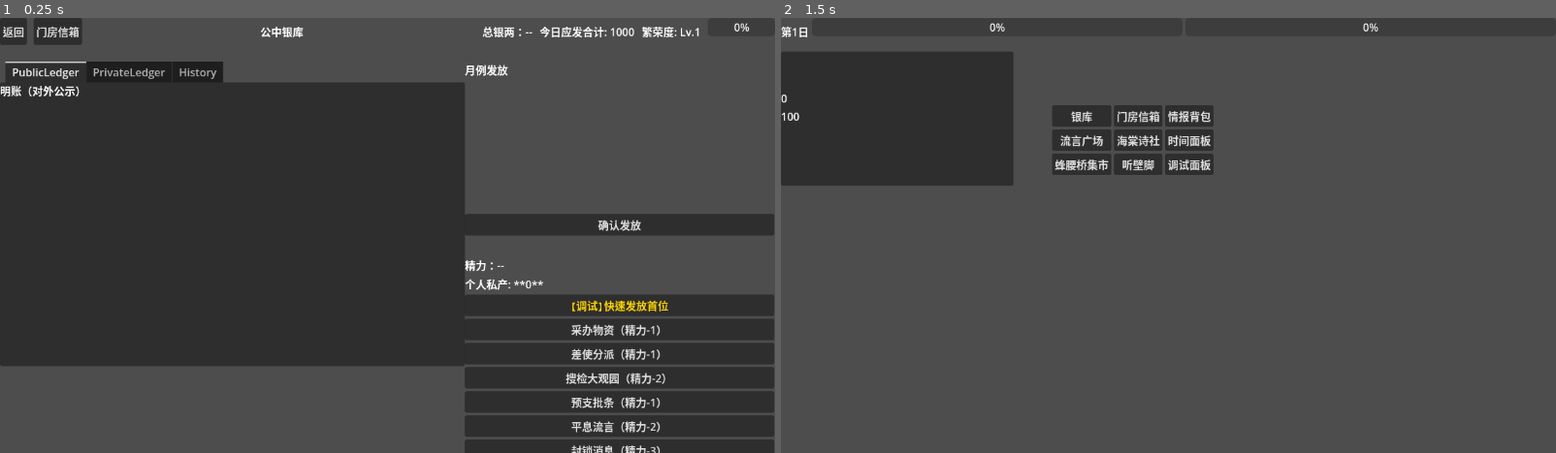
Above: before the commit, frames 1-2 (left to right).
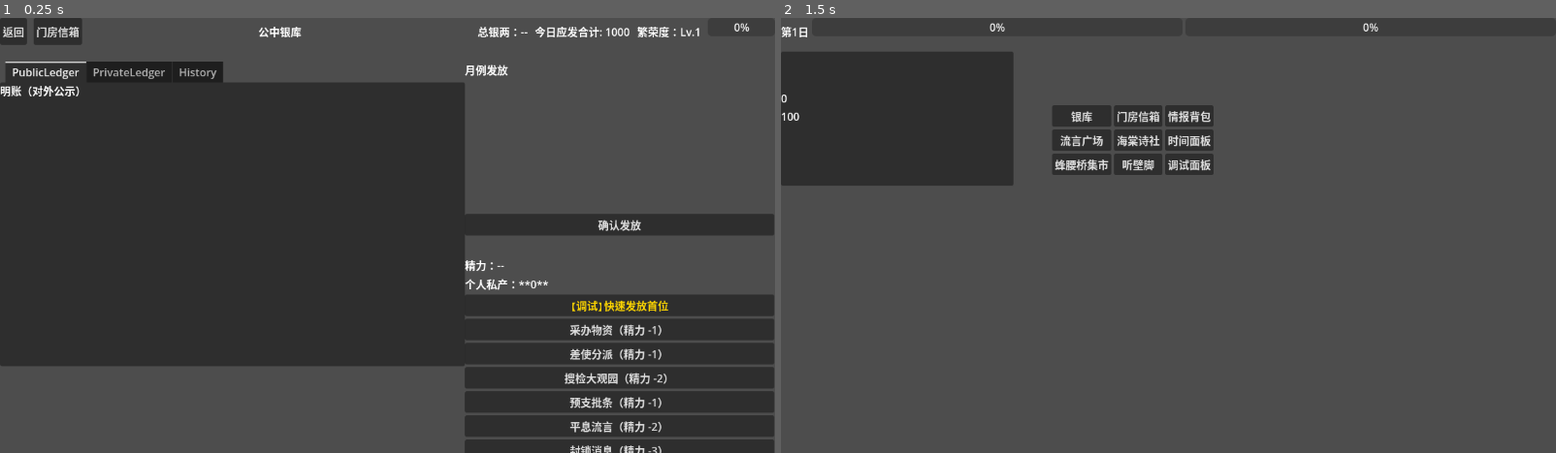
Above: after the commit, the same moments.

Repository: caifangwen/honglou
Game: Godot game, scene res://scenes/Treasury.tscn
The game is run twice, just before and just after one commit, with the same random seed, the same clock (stepped at 60 frames per second) and the same inputs. This scene is started directly instead of the project's main scene.
Inputs:
- Up to frame 1 (0.25 s): no input
- Up to frame 2 (1.5 s): click "确认发放" at 0.5 s; click "返回" at 1.25 s

The runs differ from the first frame. In frame 1, 1.5% of the frame differs, in the area x 33-91%, y 2-100%; in frame 2, nothing differs.

Commit message:
账目更新

Diff:
--- a/scenes/Treasury.tscn
+++ b/scenes/Treasury.tscn
@@ -37,11 +37,11 @@
 
 [node name="TodaySummaryLabel" type="Label" parent="Header"]
 layout_mode = 2
-text = "今日应发合计: 0"
+text = "今日应发合计：0"
 
 [node name="ProsperityLabel" type="Label" parent="Header"]
 layout_mode = 2
-text = "繁荣度: Lv.1"
+text = "繁荣度：Lv.1"
 
 [node name="DeficitBar" type="ProgressBar" parent="Header"]
 custom_minimum_size = Vector2(100, 20)
@@ -132,7 +132,7 @@
 
 [node name="PrivateAssetsLabel" type="Label" parent="ActionPanel"]
 layout_mode = 2
-text = "个人私产: **0**"
+text = "个人私产：**0**"
 
 [node name="DebugAllowanceBtn" type="Button" parent="ActionPanel"]
 layout_mode = 2
@@ -141,27 +141,77 @@
 
 [node name="ProcureBtn" type="Button" parent="ActionPanel"]
 layout_mode = 2
-text = "采办物资（精力-1）"
+text = "采办物资（精力 -1）"
 
 [node name="AssignTaskBtn" type="Button" parent="ActionPanel"]
 layout_mode = 2
-text = "差使分派（精力-1）"
+text = "差使分派（精力 -1）"
 
 [node name="SearchGardenBtn" type="Button" parent="ActionPanel"]
 layout_mode = 2
-text = "搜检大观园（精力-2）"
+text = "搜检大观园（精力 -2）"
 
 [node name="AdvanceBtn" type="Button" parent="ActionPanel"]
 layout_mode = 2
-text = "预支批条（精力-1）"
+text = "预支批条（精力 -1）"
 
 [node name="SuppressRumorBtn" type="Button" parent="ActionPanel"]
 layout_mode = 2
-text = "平息流言（精力-2）"
+text = "平息流言（精力 -2）"
 
 [node name="BlockInfoBtn" type="Button" parent="ActionPanel"]
 layout_mode = 2
-text = "封锁消息（精力-3）"
+text = "封锁消息（精力 -3）"
+
+[node name="AccountPopup" type="Control" parent="."]
+visible = false
+layout_mode = 3
+anchors_preset = 15
+anchor_right = 1.0
+anchor_bottom = 1.0
+grow_horizontal = 2
+grow_vertical = 2
+
+[node name="SemitransparentBg" type="ColorRect" parent="AccountPopup"]
+layout_mode = 1
+anchors_preset = 15
+anchor_right = 1.0
+anchor_bottom = 1.0
+grow_horizontal = 2
+grow_vertical = 2
+color = Color(0, 0, 0, 0.5)
+
+[node name="VBoxContainer" type="VBoxContainer" parent="AccountPopup"]
+layout_mode = 1
+anchors_preset = 8
+anchor_left = 0.5
+anchor_top = 0.5
+anchor_right = 0.5
+anchor_bottom = 0.5
+offset_left = -200.0
+offset_top = -150.0
+offset_right = 200.0
+offset_bottom = 150.0
+grow_horizontal = 2
+grow_vertical = 2
+
+[node name="Title" type="Label" parent="AccountPopup/VBoxContainer"]
+layout_mode = 2
+theme_override_font_sizes/font_size = 18
+text = "账目信息"
+horizontal_alignment = 1
+
+[node name="Content" type="ScrollContainer" parent="AccountPopup/VBoxContainer"]
+layout_mode = 2
+size_flags_vertical = 3
+
+[node name="VBoxContainer" type="VBoxContainer" parent="AccountPopup/VBoxContainer/Content"]
+layout_mode = 2
+size_flags_horizontal = 3
+
+[node name="CloseBtn" type="Button" parent="AccountPopup/VBoxContainer"]
+layout_mode = 2
+text = "关闭"
 
 [connection signal="pressed" from="Header/BackBtn" to="." method="_on_BackBtn_pressed"]
 [connection signal="pressed" from="AllocationPanel/ConfirmAllocationBtn" to="." method="_on_ConfirmAllocationBtn_pressed"]
@@ -171,3 +221,4 @@
 [connection signal="pressed" from="ActionPanel/AdvanceBtn" to="." method="_on_AdvanceBtn_pressed"]
 [connection signal="pressed" from="ActionPanel/SuppressRumorBtn" to="." method="_on_SuppressRumorBtn_pressed"]
 [connection signal="pressed" from="ActionPanel/BlockInfoBtn" to="." method="_on_BlockInfoBtn_pressed"]
+[connection signal="pressed" from="AccountPopup/VBoxContainer/CloseBtn" to="." method="_on_account_popup_close"]
--- a/scripts/ui/TreasuryUI.gd
+++ b/scripts/ui/TreasuryUI.gd
@@ -17,6 +17,9 @@
 # 新增：月例汇总与历史列表
 @onready var today_summary_label: Label = get_node_or_null("Header/TodaySummaryLabel")
 @onready var history_list: VBoxContainer = get_node_or_null("TabContainer/History/HistoryListVBox")
+@onready var account_popup: Control = get_node_or_null("AccountPopup")
+@onready var account_popup_content: ScrollContainer = get_node_or_null("AccountPopup/VBoxContainer/Content")
+@onready var account_popup_close_btn: Button = get_node_or_null("AccountPopup/VBoxContainer/CloseBtn")
 
 var current_steward_data: Dictionary = {}
 var current_treasury_data: Dictionary = {}
@@ -32,6 +35,10 @@
 
 	if debug_allowance_btn:
 		debug_allowance_btn.pressed.connect(_on_DebugAllowanceBtn_pressed)
+
+	# 账目弹窗关闭按钮连接
+	if account_popup_close_btn:
+		account_popup_close_btn.pressed.connect(_on_account_popup_close)
 
 	# 设置实时监听
 	SupabaseManager.subscribe_to_table("treasury")
@@ -182,6 +189,97 @@
 		item.add_child(name_label)
 		item.add_child(amount_label)
 		history_list.add_child(item)
+
+# 显示本次发放的账目信息
+func show_account_summary(distributions: Array, total_withheld: int) -> void:
+	if not account_popup or not account_popup_content:
+		push_error("[TreasuryUI] Account popup nodes not found, showing fallback message")
+		print("[账目信息] 发放人数：%d, 克扣总额：%d 两" % [distributions.size(), total_withheld])
+		return
+
+	# 获取 ScrollContainer 内部的 VBoxContainer
+	var content_vbox: VBoxContainer = account_popup_content.get_child(0) as VBoxContainer
+	if not content_vbox:
+		push_error("[TreasuryUI] Content VBoxContainer not found inside ScrollContainer")
+		return
+
+	# 清空旧内容
+	for child in content_vbox.get_children():
+		child.queue_free()
+
+	# 添加标题
+	var title_label = Label.new()
+	title_label.text = "本次发放账目"
+	title_label.add_theme_font_size_override("font_size", 18)
+	content_vbox.add_child(title_label)
+
+	var separator = HSeparator.new()
+	content_vbox.add_child(separator)
+
+	# 添加明细
+	var total_standard = 0
+	var total_actual = 0
+	for dist in distributions:
+		var item = VBoxContainer.new()
+		item.add_theme_constant_override("separation", 2)
+
+		var name_label = Label.new()
+		name_label.text = "领用人：%s" % dist.get("recipient_name", "未知")
+		name_label.add_theme_font_size_override("font_size", 14)
+		item.add_child(name_label)
+
+		var standard_label = Label.new()
+		var standard = dist.get("standard_amount", 0)
+		standard_label.text = "应发：%d 两" % standard
+		item.add_child(standard_label)
+
+		var actual_label = Label.new()
+		var actual = dist.get("actual_amount", 0)
+		actual_label.text = "实发：%d 两" % actual
+		item.add_child(actual_label)
+
+		var withheld = standard - actual
+		if withheld > 0:
+			var withheld_label = Label.new()
+			withheld_label.text = "克扣：%d 两" % withheld
+			withheld_label.add_theme_color_override("font_color", Color.ORANGE)
+			item.add_child(withheld_label)
+
+		total_standard += standard
+		total_actual += actual
+
+		content_vbox.add_child(item)
+		var space = Control.new()
+		space.custom_minimum_size = Vector2(0, 10)
+		content_vbox.add_child(space)
+
+	# 添加合计
+	var total_separator = HSeparator.new()
+	content_vbox.add_child(total_separator)
+
+	var summary_label = Label.new()
+	summary_label.text = "应发总计：%d 两" % total_standard
+	summary_label.add_theme_font_size_override("font_size", 16)
+	content_vbox.add_child(summary_label)
+
+	var actual_summary_label = Label.new()
+	actual_summary_label.text = "实发总计：%d 两" % total_actual
+	actual_summary_label.add_theme_font_size_override("font_size", 16)
+	content_vbox.add_child(actual_summary_label)
+
+	var withheld_summary_label = Label.new()
+	withheld_summary_label.text = "克扣总额：%d 两" % total_withheld
+	withheld_summary_label.add_theme_font_size_override("font_size", 16)
+	withheld_summary_label.add_theme_color_override("font_color", Color.ORANGE)
+	content_vbox.add_child(withheld_summary_label)
+
+	# 显示弹窗
+	account_popup.visible = true
+
+# 关闭账目信息弹窗
+func _on_account_popup_close() -> void:
+	if account_popup:
+		account_popup.visible = false
 
 func _initialize_treasury(game_id: String) -> void:
 	# 初始化银库数据
@@ -428,6 +526,15 @@
 	_refresh_data()
 	print("[TreasuryUI] Data refreshed")
 
+	# 4. 显示账目信息弹窗
+	var distributions = [{
+		"recipient_uid": target_uid,
+		"recipient_name": target_name,
+		"standard_amount": standard,
+		"actual_amount": amount
+	}]
+	show_account_summary(distributions, withheld)
+
 func _recalculate_deficit(delta_withheld: int) -> void:
 	var game_id = GameState.current_game_id
 
@@ -524,6 +631,9 @@
 	# 3. 刷新 UI
 	_refresh_data()
 	print("[TreasuryUI] 批量发放成功")
+
+	# 4. 显示账目信息弹窗
+	show_account_summary(distributions, total_withheld)
 
 func _on_ProcureBtn_pressed() -> void:
 	_execute_batch_action("procurement")
